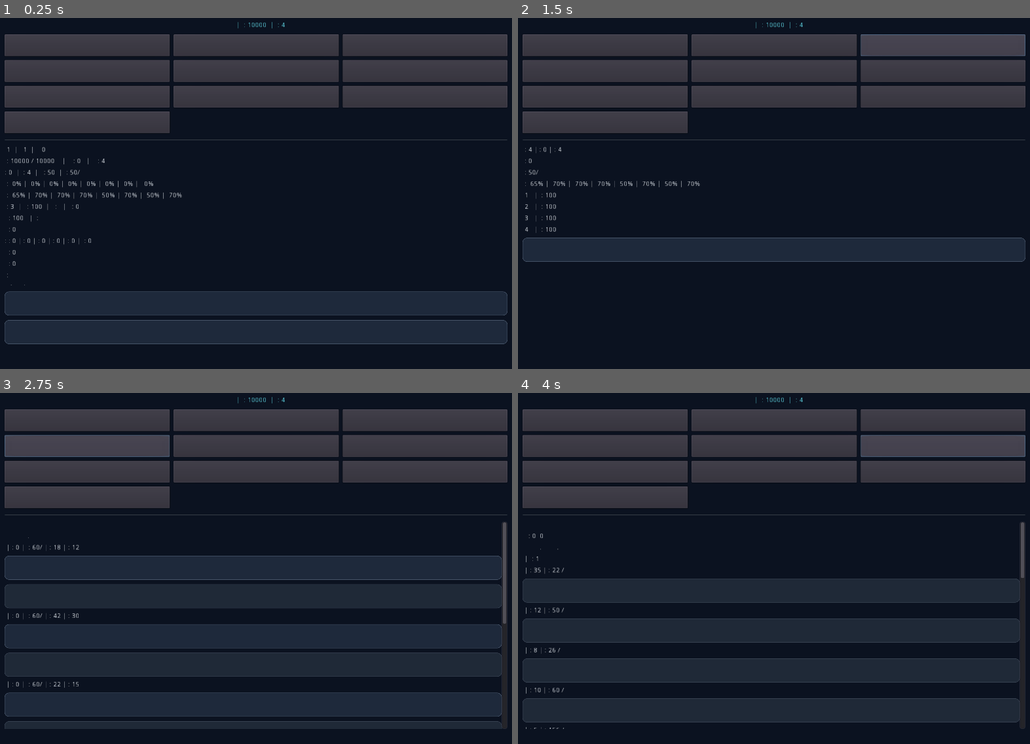
Above: before the commit, frames 1-4 (two rows, left to right).
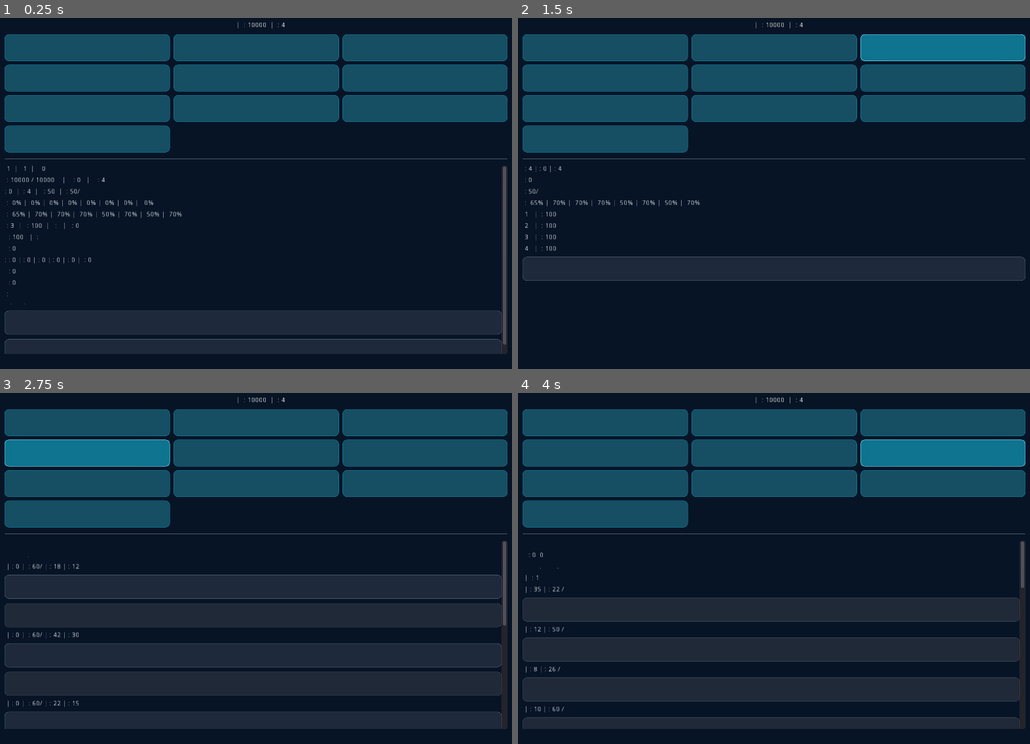
Above: after the commit, the same moments.

Repository: zekainstabot/mini-zeka-city
Game: Godot game, scene res://Main.tscn
Two runs of this game, one before a commit and one after it. Both use one fixed random seed, a clock stepped at 60 frames per second and the inputs below.
Inputs:
- Up to frame 1 (0.25 s): no input
- Up to frame 2 (1.5 s): click "شهر من" at 0.5 s; click "شهروندان" at 1.25 s
- Up to frame 3 (2.75 s): click "بازار" at 2 s
- Up to frame 4 (4 s): click "تجارت شهرها" at 2.75 s; click "واردات و قراردادها" at 3.5 s

The runs differ from the first frame. In frame 1, 34% of the frame differs, in the area x 0-100%, y 1-96%; in frame 2, 34%, in the area x 0-100%, y 1-75%; in frame 3, 32%; in frame 4, 30%.

Commit message:
Apply visible styling to navigation buttons and background

Diff:
--- a/scripts/Main.gd
+++ b/scripts/Main.gd
@@ -21,7 +21,7 @@
 
 func _build_ui():
 	var background = ColorRect.new()
-	background.color = Color("#0b1220")
+	background.color = Color("#071426")
 	background.anchor_right = 1
 	background.anchor_bottom = 1
 	add_child(background)
@@ -39,7 +39,7 @@
 	header_label = Label.new()
 	header_label.text = "🏙️ مینی زکا سیتی"
 	header_label.align = Label.ALIGN_CENTER
-	header_label.add_color_override("font_color", Color("#67e8f9"))
+	header_label.add_color_override("font_color", Color("#ffffff"))
 	root.add_child(header_label)
 	var nav = GridContainer.new()
 	nav.columns = 2 if compact_layout else 3
@@ -49,8 +49,9 @@
 	for item in [{"t":"شهر من","p":"home"},{"t":"ساختمان‌ها","p":"buildings"},{"t":"شهروندان","p":"citizens"},{"t":"بازار" …(220 unchanged characters)…
 		var b = Button.new()
 		b.text = item.t
-		b.rect_min_size = Vector2(0, 46)
+		b.rect_min_size = Vector2(0, 56)
 		b.size_flags_horizontal = Control.SIZE_EXPAND_FILL
+		_style_button(b, true)
 		b.connect("pressed", self, "show_page", [item.p])
 		nav.add_child(b)
 	var line = HSeparator.new()
